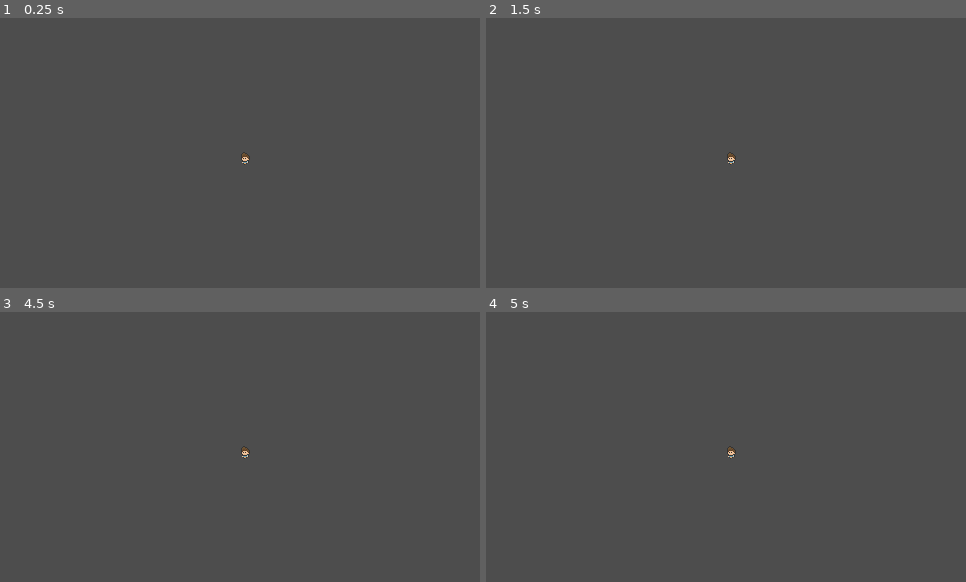
Above: before the commit, frames 1-4 (two rows, left to right).
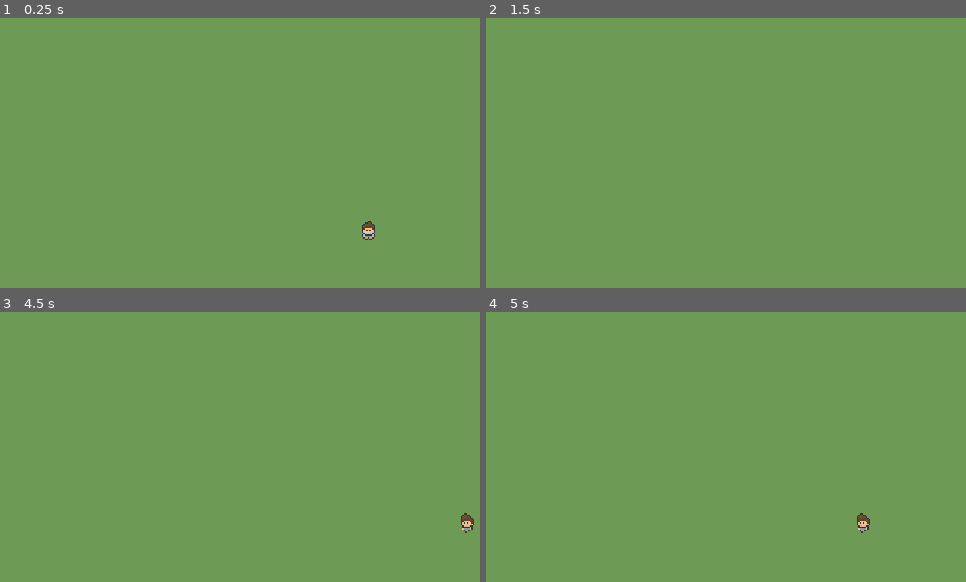
Above: after the commit, the same moments.

Repository: denis0bej/appsters
Game: Godot game, scene res://Scenes/main_scene.tscn
The game is run twice, just before and just after one commit, with the same random seed, the same clock (stepped at 60 frames per second) and the same inputs.
Inputs:
- Up to frame 1 (0.25 s): no input
- Up to frame 2 (1.5 s): tap Enter at 0.5 s; hold D (walk_right, bound only after the commit) 0.53-1.28 s; hold S (walk_down, bound only after the commit) from 1.28 s (still down)
- Up to frame 3 (4.5 s): tap Space at 2, 3.5 s; release S (walk_down, bound only after the commit) at 2.03 s; hold D (walk_right, bound only after the commit) 2.03-2.78 s; tap Enter at 2.75, 4.25 s; hold W (walk_up, bound only after the commit) 2.78-3.53 s; hold A (walk_left, bound only after the commit) from 3.53 s (still down)
- Up to frame 4 (5 s): keep holding A (walk_left, bound only after the commit)

The runs differ from the first frame. In frame 1, 100% of the frame differs, in the area x 0-100%, y 0-100%; in frame 2, 100%; in frame 3, 100%; in frame 4, 100%.

Commit message:
Player controls

Diff:
--- a/Scenes/player.tscn
+++ b/Scenes/player.tscn
@@ -1,6 +1,23 @@
-[gd_scene load_steps=20 format=3 uid="uid://dmje8lwyh062k"]
-
+[gd_scene load_steps=25 format=3 uid="uid://dmje8lwyh062k"]
+
+[ext_resource type="Script" uid="uid://cpojfg45qqrs3" path="res://Scripts/player.gd" id="1_cvnsp"]
 [ext_resource type="Texture2D" uid="uid://d0qhdxqqd0o71" path="res://Art/Player_sprites.png" id="1_v0iea"]
+
+[sub_resource type="AtlasTexture" id="AtlasTexture_v0iea"]
+atlas = ExtResource("1_v0iea")
+region = Rect2(240, 0, 20, 20)
+
+[sub_resource type="AtlasTexture" id="AtlasTexture_igrcy"]
+atlas = ExtResource("1_v0iea")
+region = Rect2(40, 0, 20, 20)
+
+[sub_resource type="AtlasTexture" id="AtlasTexture_fs7ks"]
+atlas = ExtResource("1_v0iea")
+region = Rect2(200, 0, 20, 20)
+
+[sub_resource type="AtlasTexture" id="AtlasTexture_l6n3p"]
+atlas = ExtResource("1_v0iea")
+region = Rect2(80, 0, 20, 20)
 
 [sub_resource type="AtlasTexture" id="AtlasTexture_cvnsp"]
 atlas = ExtResource("1_v0iea")
@@ -68,22 +85,34 @@
 
 [sub_resource type="SpriteFrames" id="SpriteFrames_igrcy"]
 animations = [{
-"frames": [],
+"frames": [{
+"duration": 1.0,
+"texture": SubResource("AtlasTexture_v0iea")
+}],
 "loop": true,
 "name": &"Idle_East",
 "speed": 5.0
 }, {
-"frames": [],
+"frames": [{
+"duration": 1.0,
+"texture": SubResource("AtlasTexture_igrcy")
+}],
 "loop": true,
 "name": &"Idle_North",
 "speed": 5.0
 }, {
-"frames": [],
+"frames": [{
+"duration": 1.0,
+"texture": SubResource("AtlasTexture_fs7ks")
+}],
 "loop": true,
 "name": &"Idle_South",
 "speed": 5.0
 }, {
-"frames": [],
+"frames": [{
+"duration": 1.0,
+"texture": SubResource("AtlasTexture_l6n3p")
+}],
 "loop": true,
 "name": &"Idle_West",
 "speed": 5.0
@@ -161,12 +190,11 @@
 radius = 6.0
 
 [node name="Player" type="CharacterBody2D"]
+script = ExtResource("1_cvnsp")
 
 [node name="AnimatedSprite2D" type="AnimatedSprite2D" parent="."]
 sprite_frames = SubResource("SpriteFrames_igrcy")
-animation = &"Run_West"
-frame = 3
-frame_progress = 0.827471
+animation = &"Run_South"
 
 [node name="CollisionShape2D" type="CollisionShape2D" parent="."]
 shape = SubResource("CircleShape2D_fs7ks")
--- /dev/null
+++ b/Scripts/player.gd
@@ -0,0 +1,34 @@
+extends CharacterBody2D
+
+@export var speed := 100
+
+var direction := Vector2.ZERO
+
+@onready var anim_sprite: AnimatedSprite2D = $AnimatedSprite2D
+
+func _physics_process(delta: float) -> void:
+	direction.x = Input.get_action_strength("walk_right") - Input.get_action_strength("walk_left")
+	direction.y = Input.get_action_strength("walk_down") - Input.get_action_strength("walk_up")
+
+	if direction != Vector2.ZERO:
+		direction = direction.normalized()
+		velocity = direction * speed
+		move_and_slide()
+		play_walk_animation(direction)
+	else:
+		velocity = Vector2.ZERO
+		anim_sprite.stop()
+
+	global_position = global_position.snapped(Vector2.ONE)
+
+func play_walk_animation(dir: Vector2) -> void:
+	if abs(dir.x) >= abs(dir.y):
+		if dir.x > 0:
+			anim_sprite.play("Run_East")
+		else:
+			anim_sprite.play("Run_West")
+	else:
+		if dir.y > 0:
+			anim_sprite.play("Run_South")
+		else:
+			anim_sprite.play("Run_North")
--- /dev/null
+++ b/main_scene.tscn
@@ -0,0 +1,9 @@
+[gd_scene load_steps=2 format=3 uid="uid://d4a32fjueuypf"]
+
+[ext_resource type="Texture2D" path="res://icon.svg" id="1_0f027"]
+
+[node name="MainScene" type="Node2D"]
+
+[node name="Sprite2D" type="Sprite2D" parent="."]
+position = Vector2(248, 183)
+texture = ExtResource("1_0f027")
--- a/project.godot
+++ b/project.godot
@@ -20,7 +20,33 @@
 window/size/viewport_width=480
 window/size/viewport_height=270
 window/size/mode=2
+window/stretch/mode="viewport"
+window/stretch/scale=1.5
+
+[input]
+
+walk_up={
+"deadzone": 0.2,
+"events": [Object(InputEventKey,"resource_local_to_scene":false,"resource_name":"","device":-1,"window_id":0,"alt_pressed":false,"shift_pressed":false,"ctrl_pressed":false,"meta_pressed":false,"pressed":false,"keycode":0,"physical_keycode":87,"key_label":0,"unicode":119,"location":0,"echo":false,"script":null)
+]
+}
+walk_down={
+"deadzone": 0.2,
+"events": [Object(InputEventKey,"resource_local_to_scene":false,"resource_name":"","device":-1,"window_id":0,"alt_pressed":false,"shift_pressed":false,"ctrl_pressed":false,"meta_pressed":false,"pressed":false,"keycode":0,"physical_keycode":83,"key_label":0,"unicode":115,"location":0,"echo":false,"script":null)
+]
+}
+walk_left={
+"deadzone": 0.2,
+"events": [Object(InputEventKey,"resource_local_to_scene":false,"resource_name":"","device":-1,"window_id":0,"alt_pressed":false,"shift_pressed":false,"ctrl_pressed":false,"meta_pressed":false,"pressed":false,"keycode":0,"physical_keycode":65,"key_label":0,"unicode":97,"location":0,"echo":false,"script":null)
+]
+}
+walk_right={
+"deadzone": 0.2,
+"events": [Object(InputEventKey,"resource_local_to_scene":false,"resource_name":"","device":-1,"window_id":0,"alt_pressed":false,"shift_pressed":false,"ctrl_pressed":false,"meta_pressed":false,"pressed":false,"keycode":0,"physical_keycode":68,"key_label":0,"unicode":100,"location":0,"echo":false,"script":null)
+]
+}
 
 [rendering]
 
 textures/canvas_textures/default_texture_filter=0
+environment/defaults/default_clear_color=Color(0.427451, 0.607843, 0.333333, 1)
Not shown, added: Scripts/player.gd.uid
